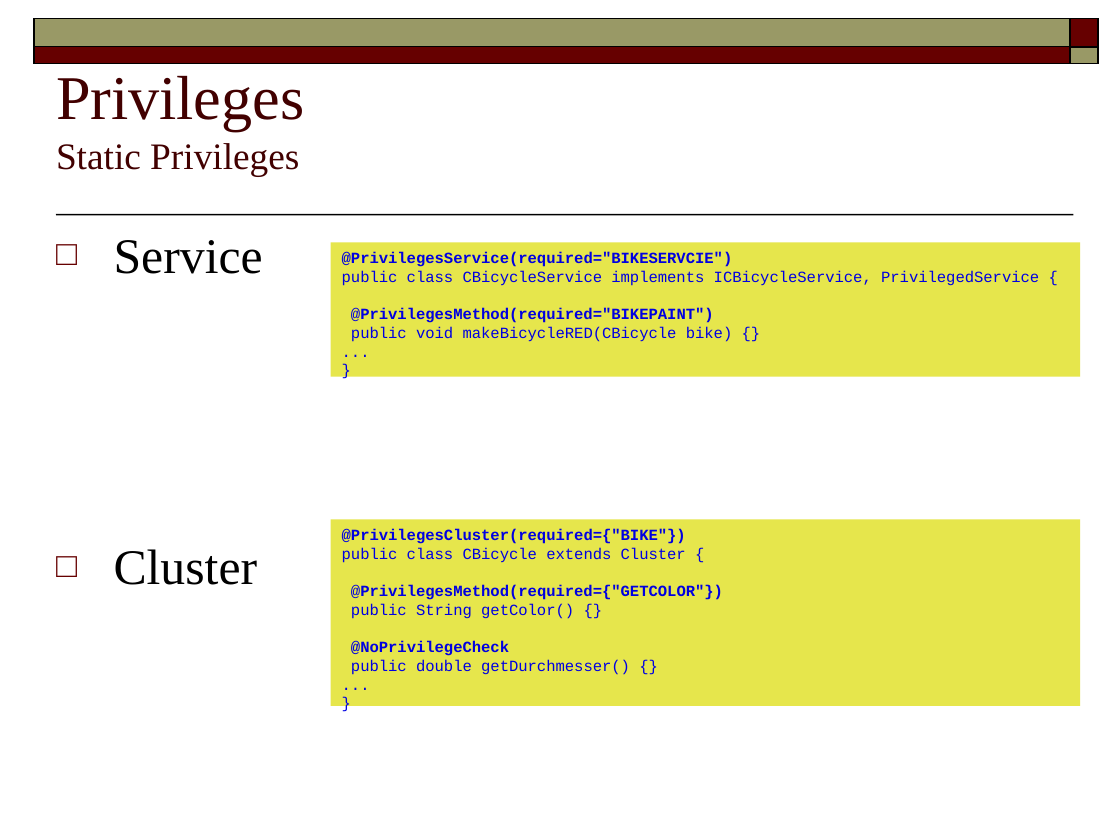
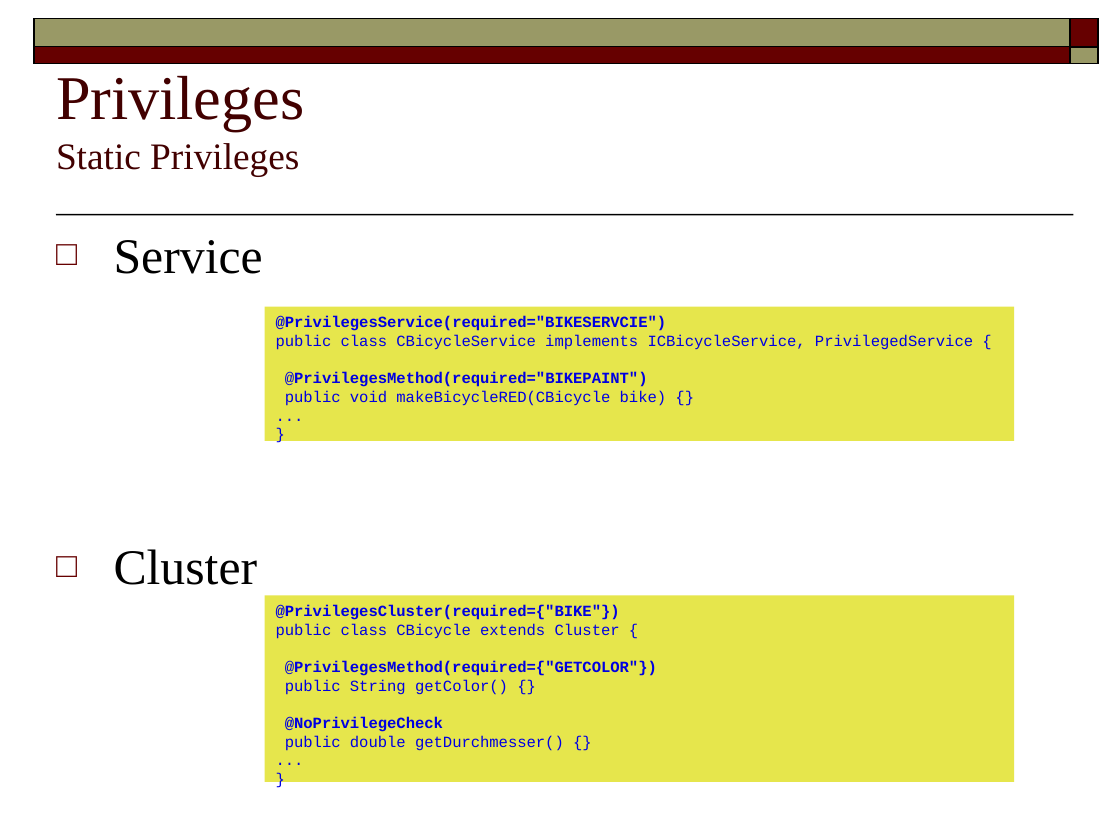
Before and after one commit to FaKod/JDBCluster, a slide deck: slide 13 of JDBCluster/Doc/MetaPersistence.odp. Drawn at 1120x840 pixels with LibreOffice and Linux fonts; fonts in the diff are those of the drawing. Boxes give left, top, right and bottom in pixels: in the first picture for what was removed or moved away, otherwise in the second. Text is boxed around its words. In the diff, an @@ line names an element or a change of style, - is before the commit and + after.

```diff
--- a/JDBCluster/Doc/MetaPersistence.odp
+++ b/JDBCluster/Doc/MetaPersistence.odp
@@ rectangle "@PrivilegesService(required="BIKESERVCIE")": place and size @@
-rectangle "@PrivilegesService(required="BIKESERVCIE")" at box(330, 243, 1080, 377)
+rectangle "@PrivilegesService(required="BIKESERVCIE")" at box(264, 307, 1014, 441)
@@ rectangle "@PrivilegesCluster(required={"BIKE"})": place and size @@
-rectangle "@PrivilegesCluster(required={"BIKE"})" at box(330, 520, 1080, 707)
+rectangle "@PrivilegesCluster(required={"BIKE"})" at box(264, 595, 1014, 782)
```
Also in this commit, not shown: 3 other slides changed, 3 slides added, 3 slides removed.
